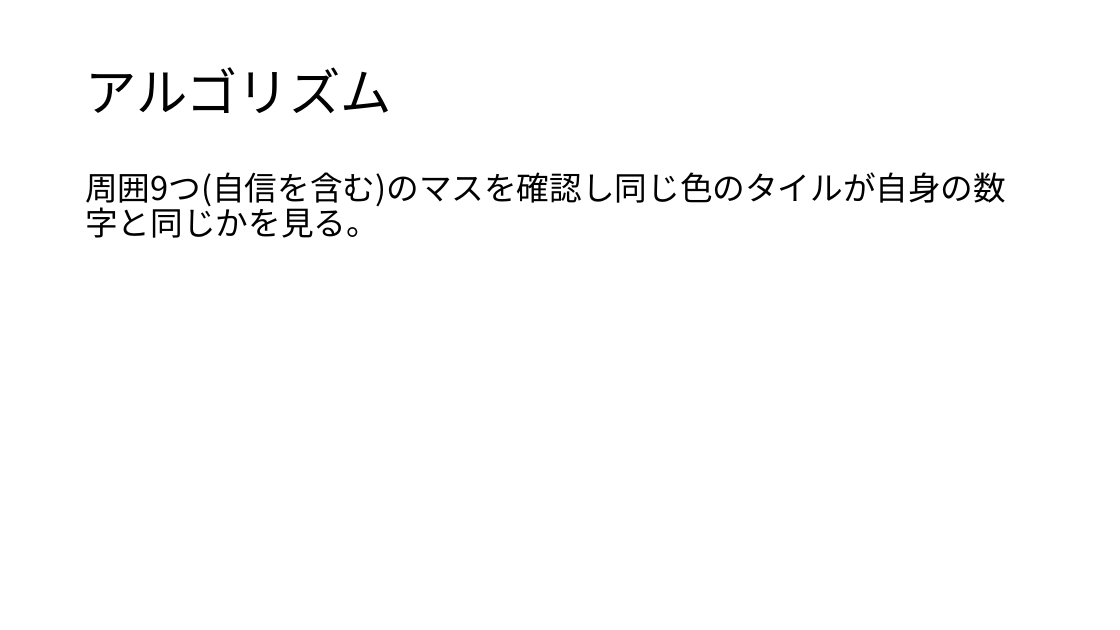
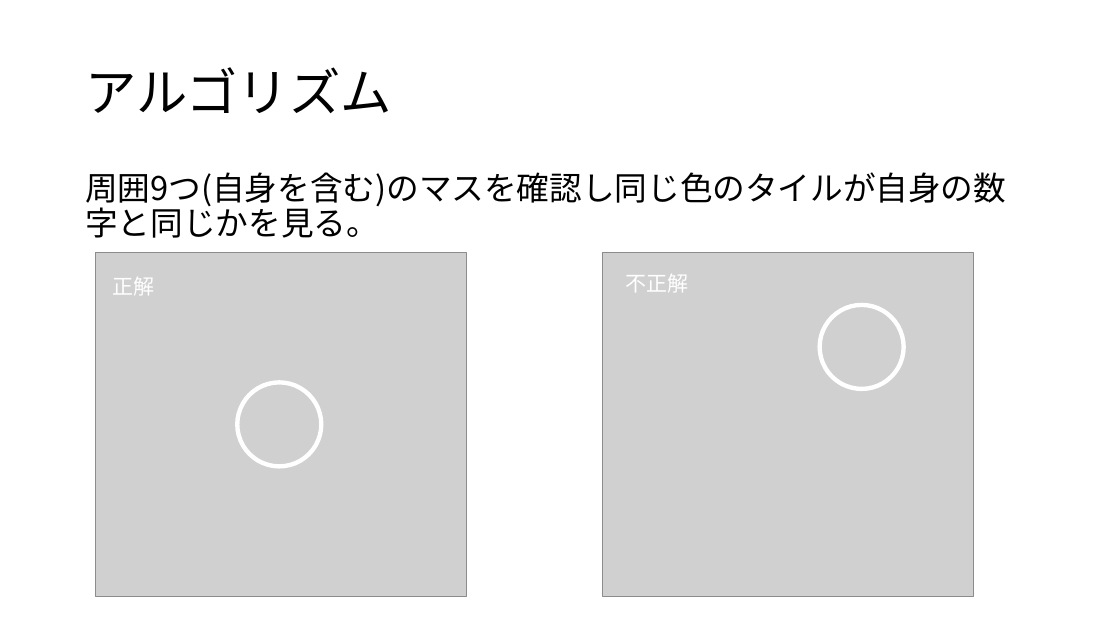
Before and after one commit to John-bardera/minesweeper, a slide deck: slide 4 of 逆minesweeper.pptx (slide 5 before the commit). Drawn at 1120x630 pixels with LibreOffice and Linux fonts; fonts in the diff are those of the drawing; grey boxes stand for pictures. Boxes give left, top, right and bottom in pixels: in the first picture for what was removed or moved away, otherwise in the second. Text is boxed around its words. In the diff, an @@ line names an element or a change of style, - is before the commit and + after.

Commit message:
powerpoint

```diff
--- a/逆minesweeper.pptx
+++ b/逆minesweeper.pptx
@@ text at [85, 172, 1006, 238]: text changed @@
-周囲9つ(自信を含む)のマスを確認し同じ色のタイルが自身の数字と同じかを見る。
+周囲9つ(自身を含む)のマスを確認し同じ色のタイルが自身の数字と同じかを見る。
@@ picture added at [96, 252, 466, 597] @@
@@ picture added at [602, 252, 973, 597] @@
@@ text added at [113, 277, 155, 295], 18 pt, text #FFFFFF @@
+正解
@@ text added at [625, 274, 688, 292], 18 pt, text #FFFFFF @@
+不正解
@@ ellipse added at [820, 305, 904, 389], outline #FFFFFF 3.75 pt @@
@@ ellipse added at [238, 382, 322, 466], outline #FFFFFF 3.75 pt @@
```
Also in this commit, not shown: 1 slide removed.
